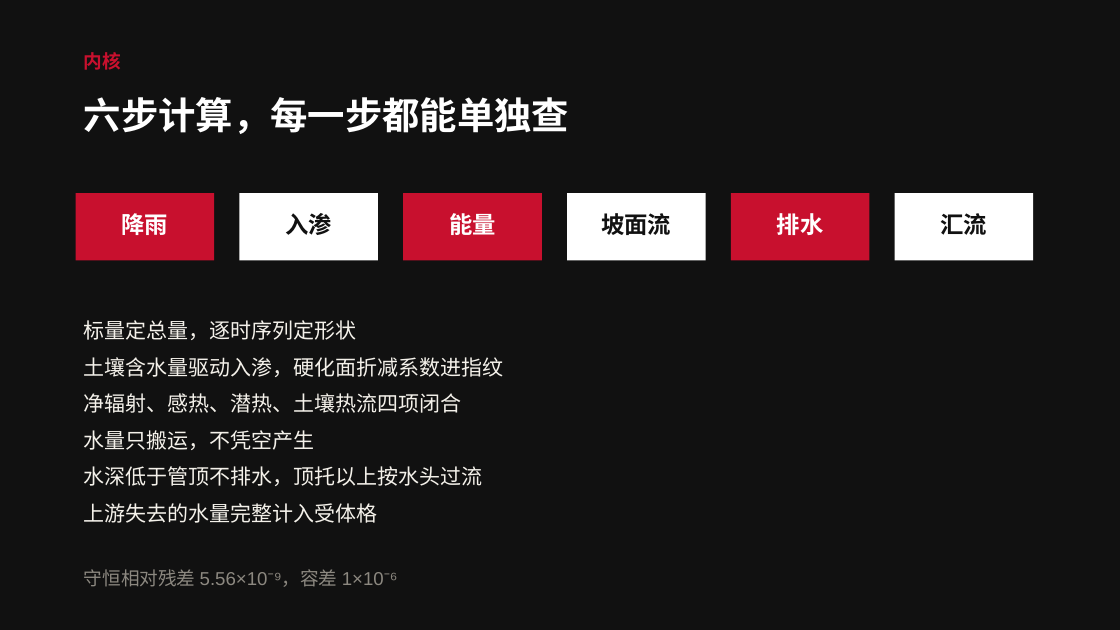
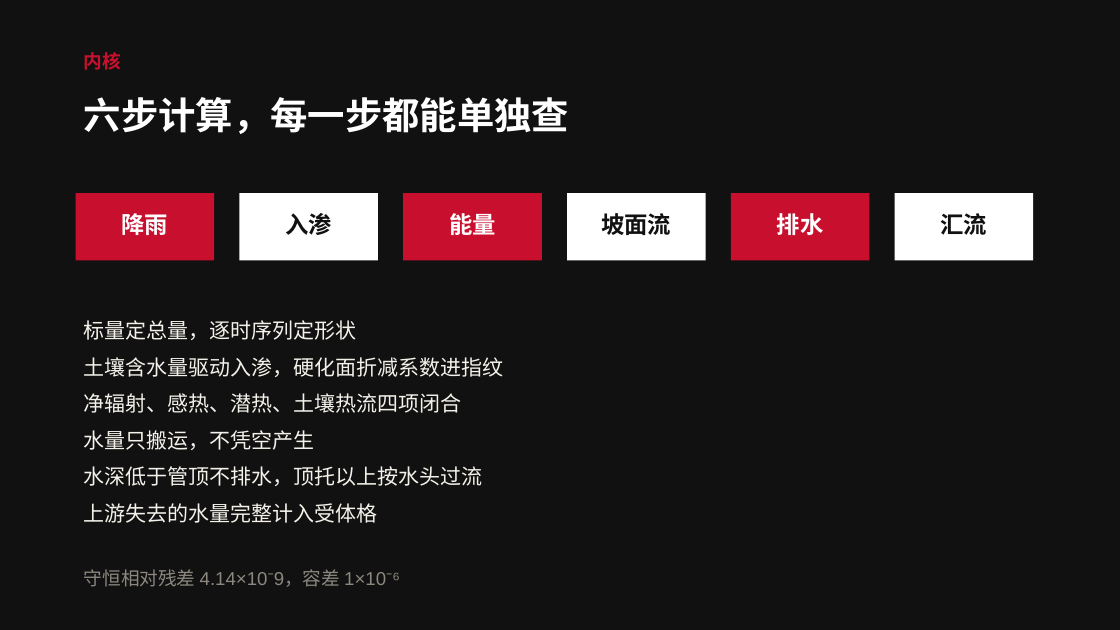
Before and after one commit to toki0413/typhoeus, a slide deck: slide 5 of docs/demo/typhoeus-demo.pptx. Drawn at 1120x630 pixels with LibreOffice and Linux fonts; fonts in the diff are those of the drawing. Boxes give left, top, right and bottom in pixels: in the first picture for what was removed or moved away, otherwise in the second. Text is boxed around its words. In the diff, an @@ line names an element or a change of style, - is before the commit and + after.

```diff
--- a/docs/demo/typhoeus-demo.pptx
+++ b/docs/demo/typhoeus-demo.pptx
@@ text at [84, 569, 400, 587]: text changed @@
-守恒相对残差 5.56×10⁻⁹，容差 1×10⁻⁶
+守恒相对残差 4.14×10⁻9，容差 1×10⁻⁶
```
Also in this commit, not shown: 2 other slides changed, 36 other files.
